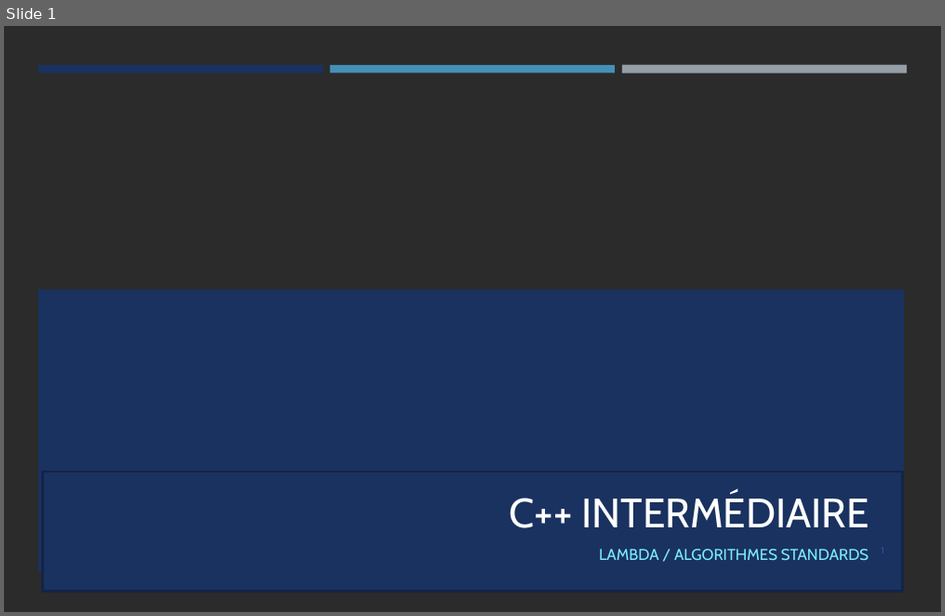
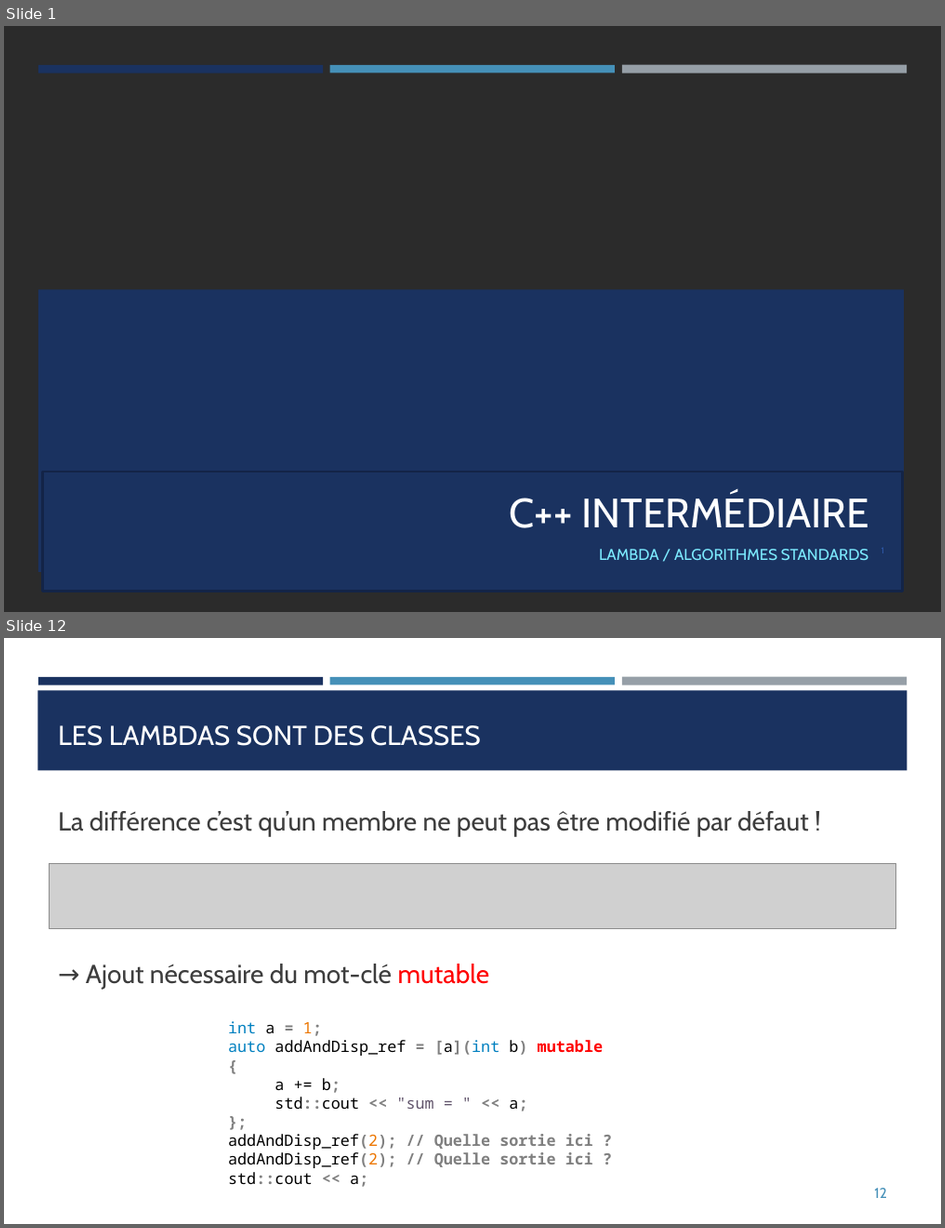
Before and after one commit to franckginguene/cpp_scalian, a slide deck: diapos/CPP_matin.pptx. Shown one above the other, each under a label of ours: slide 1 before the commit, slides 1 and 12 after it; the slides between them are not shown. The pictures are 945x616 and 945x1228 pixels, drawn with LibreOffice and Linux fonts; fonts in the diff are those of the drawing; grey boxes stand for pictures; background and template pictures are left out; a plain dark background stands for a picture behind light text. Boxes give left, top, right and bottom in pixels: in the first picture for what was removed or moved away, otherwise in the second. Text is boxed around its words. In the diff, an @@ line names an element or a change of style, - is before the commit and + after.

Commit message:
lambdas

```diff
--- a/diapos/CPP_matin.pptx
+++ b/diapos/CPP_matin.pptx
@@ slide 12 added at (4,638,941,1224), background #FFFFFF; not listed: 3 template elements that a slide beside it also shows @@
@@ rectangle added at (37,690,908,770), fill #1A3260 @@
@@ title added at (58,725,481,746), 21 pt, text #FFFFFF @@
+LES LAMBDAS SONT DES CLASSES
@@ text added at (58,811,809,836), 20 pt, text #3D3D3D @@
+La différence c’est qu’un membre ne peut pas être modifié par défaut !
@@ picture added at (49,863,897,928) @@
@@ text added at (86,964,490,989), 20 pt, text #3D3D3D @@
+→ Ajout nécessaire du mot-clé mutable
@@ text added at (228,1021,604,1187), 12 pt, text #000000 @@
+int a = 1;
+auto addAndDisp_ref = [a](int b) mutable
+{
+a += b;
+std::cout << "sum = " << a;
+};
+addAndDisp_ref(2); // Quelle sortie ici ?
+addAndDisp_ref(2); // Quelle sortie ici ?
+std::cout << a;
@@ page number added at (874,1188,888,1198), 11 pt, text #4590B8 @@
+12
```
Also in this commit, not shown: 3 slides changed, 23 other slides added, 6 slides removed, 1 other file.
